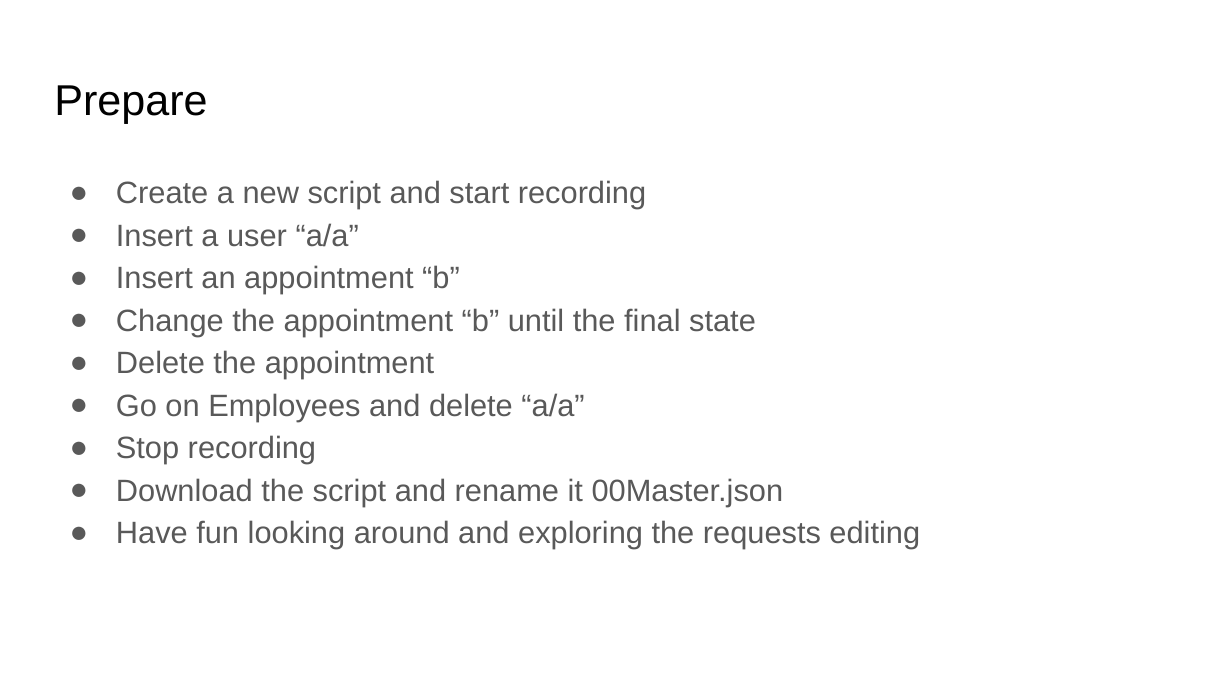
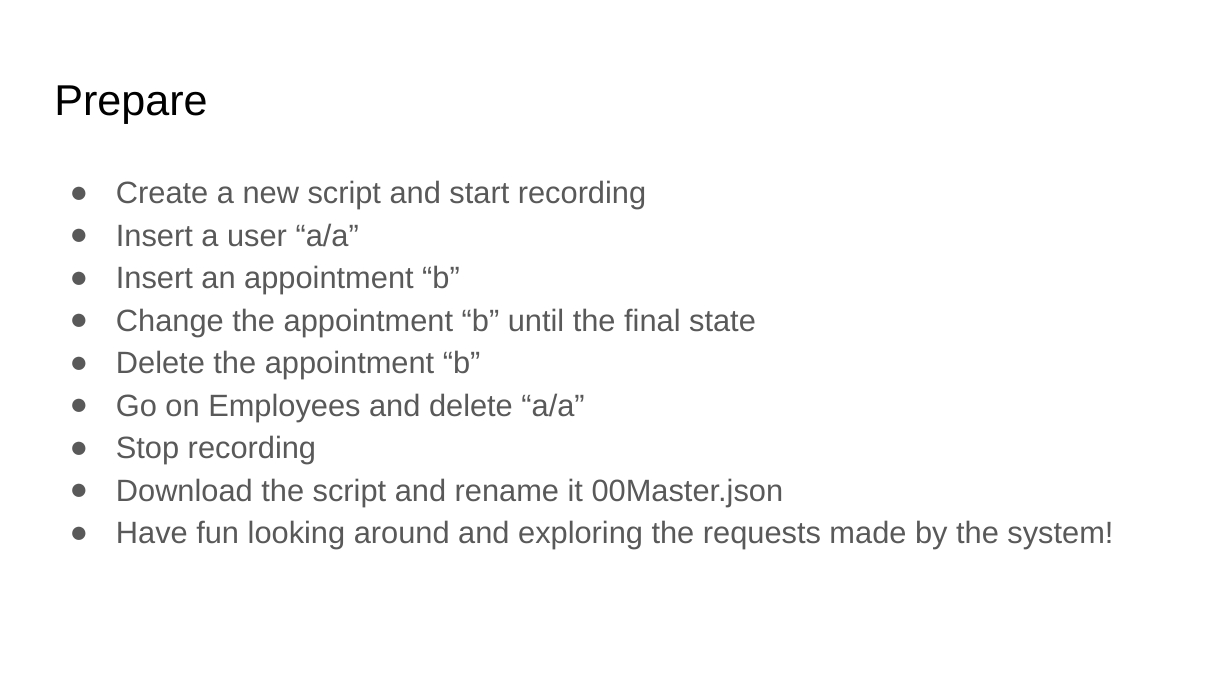
Before and after one commit to kendarorg/HttpAnsweringMachine, a slide deck: slide 9 of docs/HAM.pptx. Drawn at 1232x693 pixels with LibreOffice and Linux fonts; fonts in the diff are those of the drawing. Boxes give left, top, right and bottom in pixels: in the first picture for what was removed or moved away, otherwise in the second. Text is boxed around its words. In the diff, an @@ line names an element or a change of style, - is before the commit and + after.

Commit message:
Update presentation

```diff
--- a/docs/HAM.pptx
+++ b/docs/HAM.pptx
@@ text at box(116, 350, 481, 379): text changed @@
-● Delete the appointment
+● Delete the appointment “b”
@@ text at box(116, 520, 1113, 549): text changed @@
-● Have fun looking around and exploring the requests editing
+● Have fun looking around and exploring the requests made by the system!
```
Also in this commit, not shown: 1 other slide changed.
